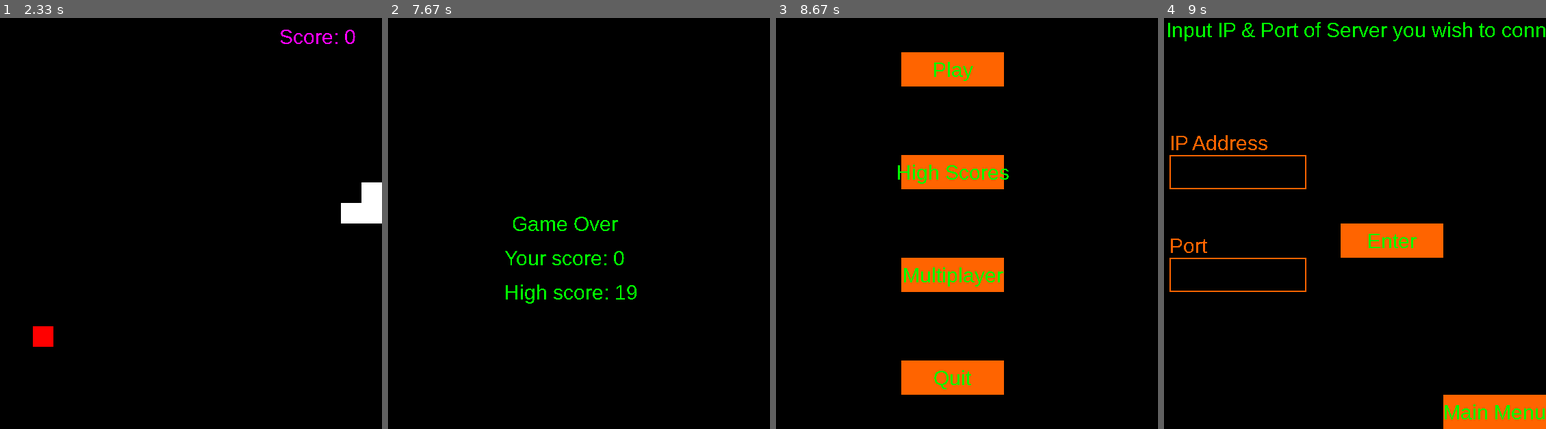
Above: before the commit, frames 1-4 (left to right).
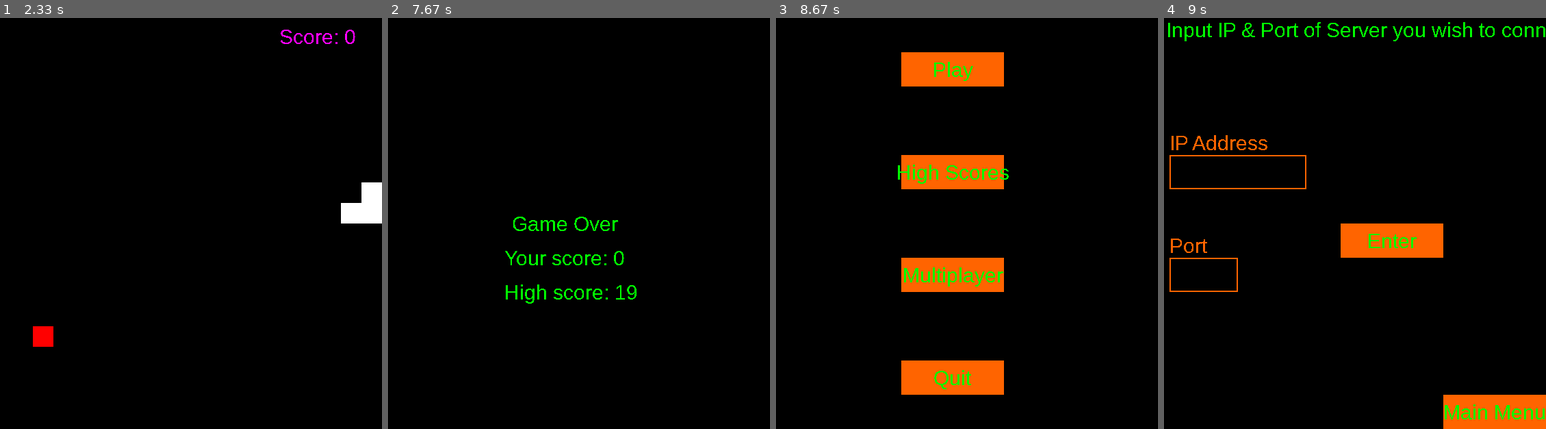
Above: after the commit, the same moments.

Repository: Joe-P-W/multiplayer_snake
Game: pygame game, started from snake_game.py
The game is run twice, just before and just after one commit, with the same random seed, the same clock (stepped at 60 frames per second) and the same inputs.
Inputs (mouse positions are in pixels of both pictures, inside the frame that each line leads up to):
- Up to frame 1 (2.33 s): click "Play" at 0.43 s; hold Right 0.67-1.13 s; hold Up from 2.15 s (still down)
- Up to frame 2 (7.67 s): release Up at 2.55 s; hold Right 2.58-3.05 s
- Up to frame 3 (8.67 s): move the mouse to (959, 264) at 8.62 s
- Up to frame 4 (9 s): click (1347, 264) at 8.75 s

Frames 1-3 are identical in both runs. In frame 4, 0.2% of the frame differs, in the area x 18-38%, y 58-67%.

Commit message:
box refactoring

Diff:
--- a/game_files/logic.py
+++ b/game_files/logic.py
@@ -188,15 +188,16 @@
 def multiplayer_menu(screen, squares, resolution, font):
     clock = pygame.time.Clock()
     title = font.render("Input IP & Port of Server you wish to connect to.", False, (0, 255, 0))
-    ip_address_box = InputBox(50, 200, 100, 50, font, "IP Address")
+    ip_address_box = InputBox(50, 200, 200, 50, font, "IP Address")
     port_input_box = InputBox(50, 350, 100, 50, font, "Port")
     main_menu_button = ButtonBox(
         450, 550, 150, 50, "Main Menu", font,
-        (255, 100, 0), (0, 255, 0), main_menu, args=(screen, squares, resolution, font)
+        event=main_menu, args=(screen, squares, resolution, font)
     )
     enter_button = ButtonBox(
-        300, 300, 150, 50, "Enter", font, (255, 100, 0), (0, 255, 0),
-        multiplayer_game, args=(screen, squares, resolution, font, ip_address_box.value, port_input_box.value)
+        300, 300, 150, 50, "Enter", font,
+        event=multiplayer_game,
+        args=(screen, squares, resolution, font, ip_address_box.value, port_input_box.value)
     )
     boxes = (ip_address_box, port_input_box, main_menu_button, enter_button)
     done = False
@@ -208,9 +209,6 @@
 
             for box in boxes:
                 box.handle_event(event)
-
-        for box in [ip_address_box, port_input_box]:
-            box.update()
 
         screen.fill((0, 0, 0))
         screen.blit(title, (45, 0))
--- a/pygame_objects/boxes.py
+++ b/pygame_objects/boxes.py
@@ -1,8 +1,7 @@
 import pygame
 import abc
 
-COLOUR_INACTIVE = (255, 100, 0)
-COLOUR_ACTIVE = (255, 0, 0)
+from pygame.font import Font
 
 
 class Box(abc.ABC):
@@ -17,23 +16,39 @@
 
 class ButtonBox(Box):
     def __init__(
-            self, x, y, width, height, text, font, box_colour, text_colour, click_event, args=tuple(), kwargs=None
+            self,
+            x: int,
+            y: int,
+            width: int,
+            height: int,
+            text: str,
+            font: Font,
+            box_colour: tuple[int, int, int] = (255, 100, 0),
+            text_colour: tuple[int, int, int] = (0, 255, 0),
+            event: callable = None,
+            args: tuple = tuple(),
+            kwargs: dict = None
     ):
         if kwargs is None:
             kwargs = {}
 
+        self.x = x
+        self.y = y
         self.args = args
         self.kwargs = kwargs
         self.rect = pygame.Rect(x, y, width, height)
         self.font = font
         self.box_colour = box_colour
-        self.click_event = click_event
+        self.click_event = event
         self.text = self.font.render(text, False, text_colour)
         self.text_rect = self.text.get_rect(center=self.rect.center)
 
     def handle_event(self, event):
         if event.type == pygame.MOUSEBUTTONDOWN:
             if self.rect.collidepoint(event.pos):
+                if self.click_event is None:
+                    raise ValueError(f"Event was not specified in {self.__class__}")
+
                 self.click_event(*(arg() if callable(arg) else arg for arg in self.args), **self.kwargs)
 
     def draw(self, screen):
@@ -41,11 +56,27 @@
         screen.blit(self.text, self.text_rect)
 
 
-class InputBox:
-    def __init__(self, x, y, width, height, font, title, text=''):
+class InputBox(Box):
+    def __init__(
+            self,
+            x: int,
+            y: int,
+            width: int,
+            height: int,
+            font: Font,
+            title: str,
+            text: str = '',
+            active_colour: tuple[int, int, int] = (255, 0, 0),
+            inactive_colour: tuple[int, int, int] = (255, 100, 0)
+    ):
+        self.x = x
+        self.y = y
+        self.init_width = width
         self.rect = pygame.Rect(x, y, width, height)
         self.title_text = title
-        self.colour = COLOUR_INACTIVE
+        self.colour = inactive_colour
+        self.inactive_colour = inactive_colour
+        self.active_colour = active_colour
         self.text = text
         self.font = font
         self.title_surface = self.font.render(self.title_text, False, self.colour)
@@ -75,12 +106,13 @@
                     self.text += event.unicode
                 # Re-render the text.
 
-        self.colour = COLOUR_ACTIVE if self.active else COLOUR_INACTIVE
+        self.colour = self.active_colour if self.active else self.inactive_colour
         self.txt_surface = self.font.render(self.text, True, self.colour)
+        self.update()
 
     def update(self):
         # Resize the box if the text is too long.
-        width = max(200, self.txt_surface.get_width()+10)
+        width = max(self.init_width, self.txt_surface.get_width()+10)
         self.rect.w = width
 
     def draw(self, screen):
